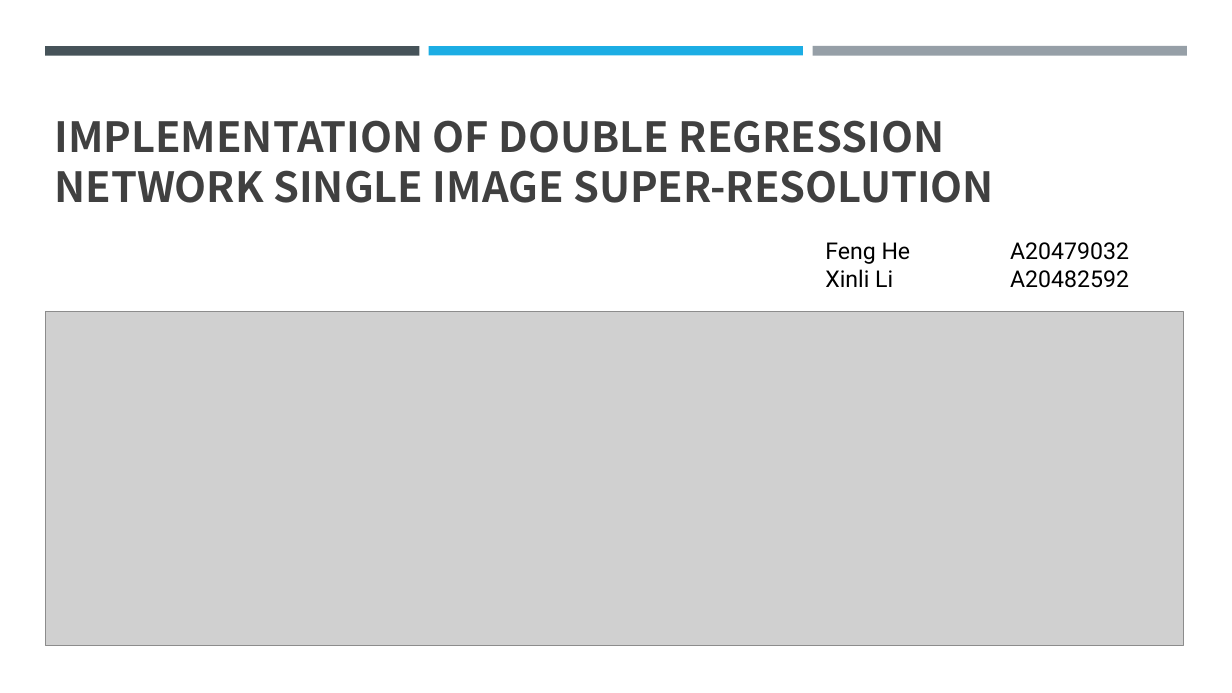
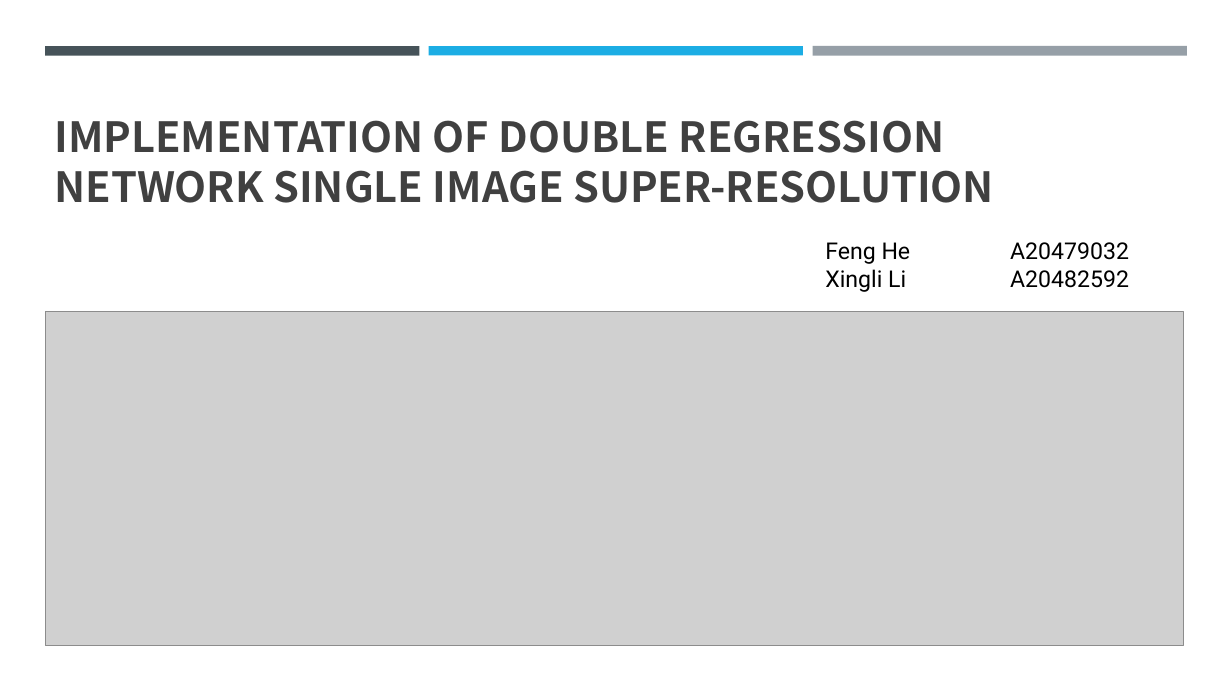
Before and after one commit to zxbszcd/cs584project, a slide deck: slide 1 of doc/Presentation.pptx. Drawn at 1232x693 pixels with LibreOffice and Linux fonts; fonts in the diff are those of the drawing; grey boxes stand for pictures. Boxes give left, top, right and bottom in pixels: in the first picture for what was removed or moved away, otherwise in the second. Text is boxed around its words. In the diff, an @@ line names an element or a change of style, - is before the commit and + after.

Commit message:
presentation

```diff
--- a/doc/Presentation.pptx
+++ b/doc/Presentation.pptx
@@ text at <box>825,269,1129,292</box>: text changed @@
-Xinli Li A20482592
+Xingli Li A20482592
```
